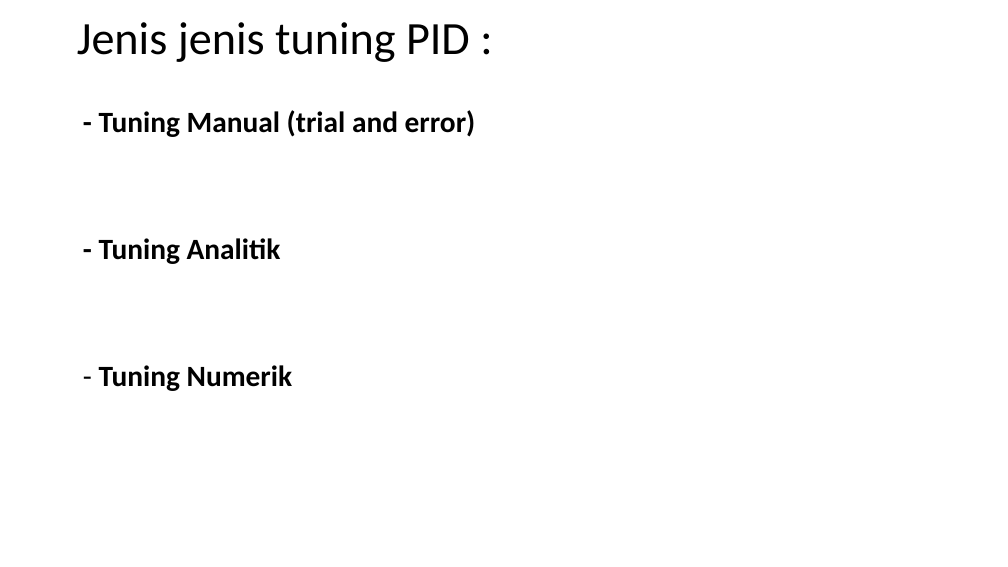
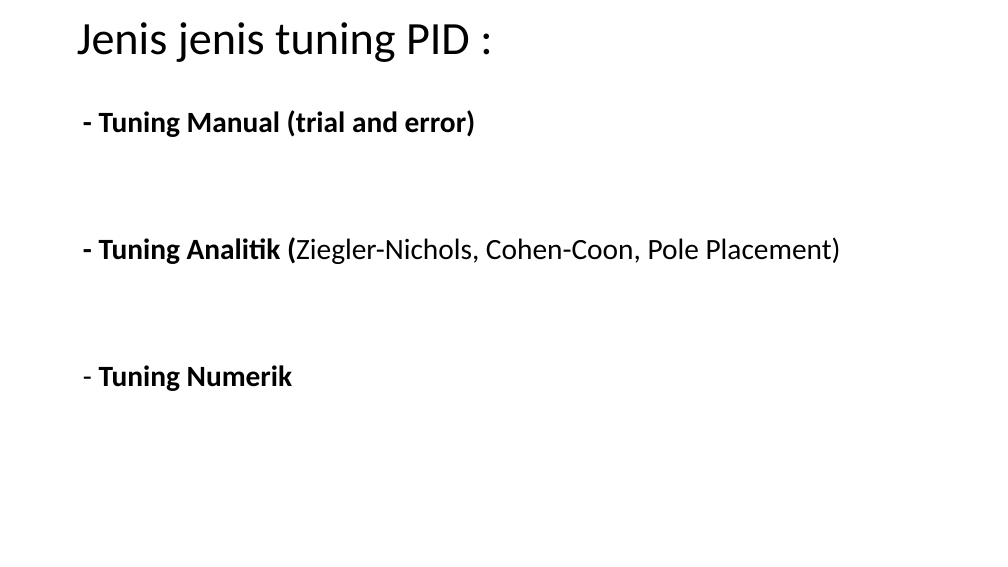
Before and after one commit to muhammadhusni777/kelasrobot_pid, a slide deck: slide 30 of ppt.pptx (slide 29 before the commit). Drawn at 1008x567 pixels with LibreOffice and Linux fonts; fonts in the diff are those of the drawing. Boxes give left, top, right and bottom in pixels: in the first picture for what was removed or moved away, otherwise in the second. Text is boxed around its words. In the diff, an @@ line names an element or a change of style, - is before the commit and + after.

```diff
--- a/ppt.pptx
+++ b/ppt.pptx
@@ text at [99, 237, 841, 264]: text changed; bold off @@
-- Tuning Analitik
+- Tuning Analitik (Ziegler-Nichols, Cohen-Coon, Pole Placement)
```
Also in this commit, not shown: 6 other slides changed, 2 slides added, 1 slide removed, 2 other files.
